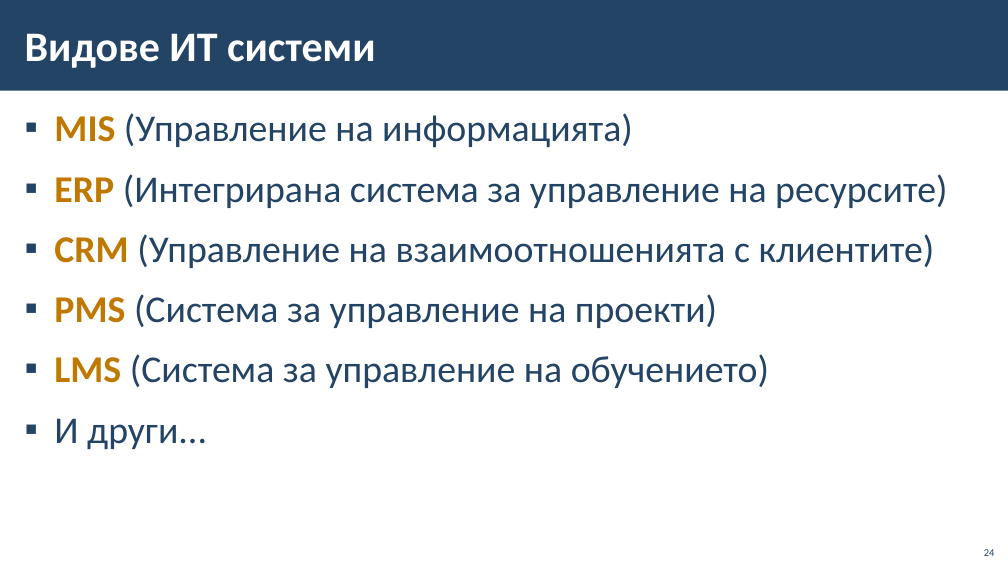
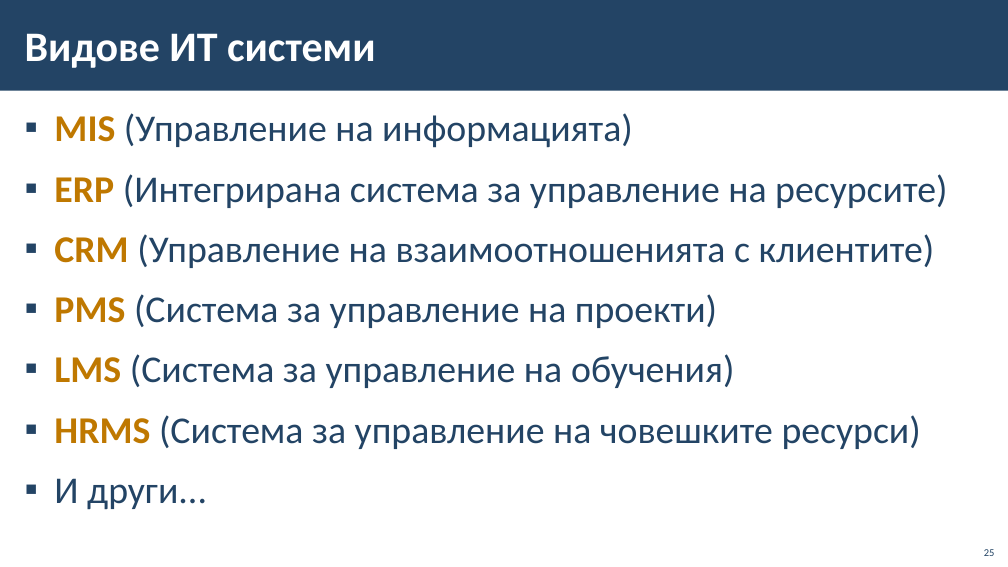
Before and after one commit to BG-IT-Edu/School-Programming, a slide deck: slide 25 of Courses/Software-Sciences/Module-3-Databases-New/01-IT-Systems/01-IT-Systems.pptx (slide 24 before the commit). Drawn at 1008x567 pixels with LibreOffice and Linux fonts; fonts in the diff are those of the drawing; background and template pictures are left out. Boxes give left, top, right and bottom in pixels: in the first picture for what was removed or moved away, otherwise in the second. Text is boxed around its words. In the diff, an @@ line names an element or a change of style, - is before the commit and + after.

```diff
--- a/Courses/Software-Sciences/Module-3-Databases-New/01-IT-Systems/01-IT-Systems.pptx
+++ b/Courses/Software-Sciences/Module-3-Databases-New/01-IT-Systems/01-IT-Systems.pptx
@@ text at (54,354,921,449): text changed @@
-▪ LMS (Система за управление на обучението)
+▪ LMS (Система за управление на обучения)
+▪ HRMS (Система за управление на човешките ресурси)
@@ page number at (984,549,995,556): text changed @@
-24
+25
```
Also in this commit, not shown: 9 other slides changed, 5 slides added.
